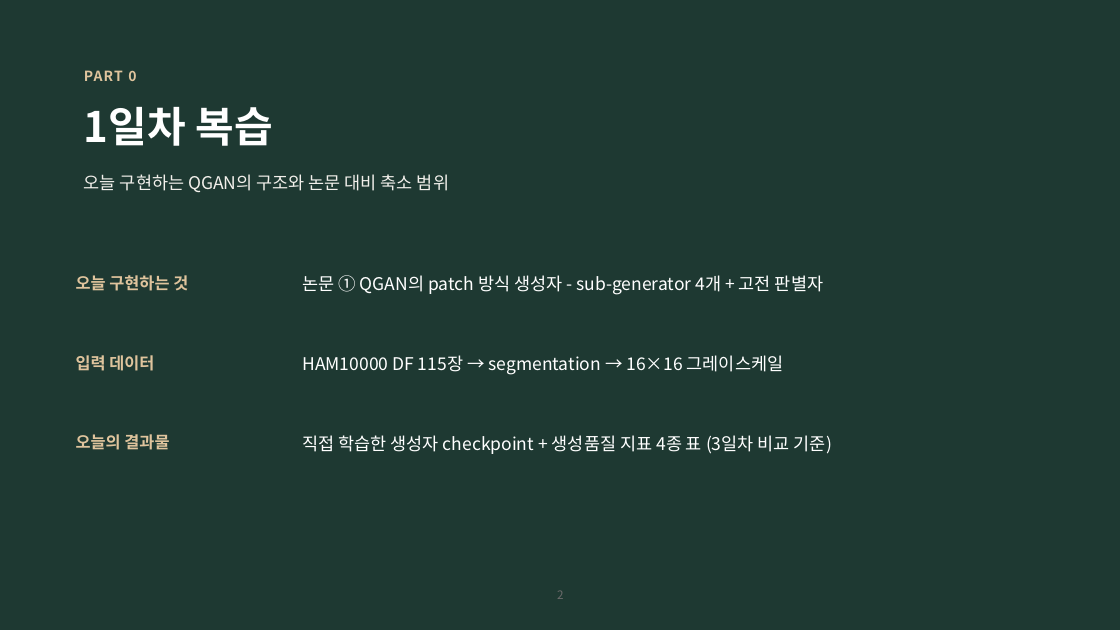
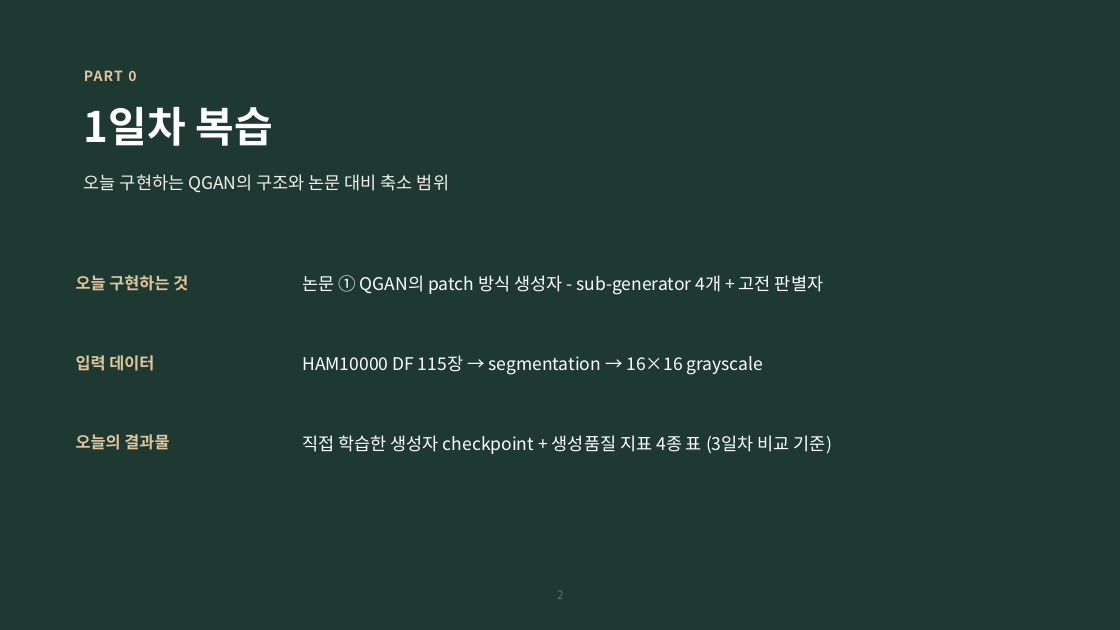
Before and after one commit to hyunhp/skin_disease_qml, a slide deck: slide 2 of practice/day2_slides/day2_practice_slides.pptx. Drawn at 1120x630 pixels with LibreOffice and Linux fonts; fonts in the diff are those of the drawing. Boxes give left, top, right and bottom in pixels: in the first picture for what was removed or moved away, otherwise in the second. Text is boxed around its words. In the diff, an @@ line names an element or a change of style, - is before the commit and + after.

```diff
--- a/practice/day2_slides/day2_practice_slides.pptx
+++ b/practice/day2_slides/day2_practice_slides.pptx
@@ text at bbox=[302, 355, 764, 375]: text changed @@
-HAM10000 DF 115장 → segmentation → 16×16 그레이스케일
+HAM10000 DF 115장 → segmentation → 16×16 grayscale
```
Also in this commit, not shown: 11 other slides changed, 13 other files.
